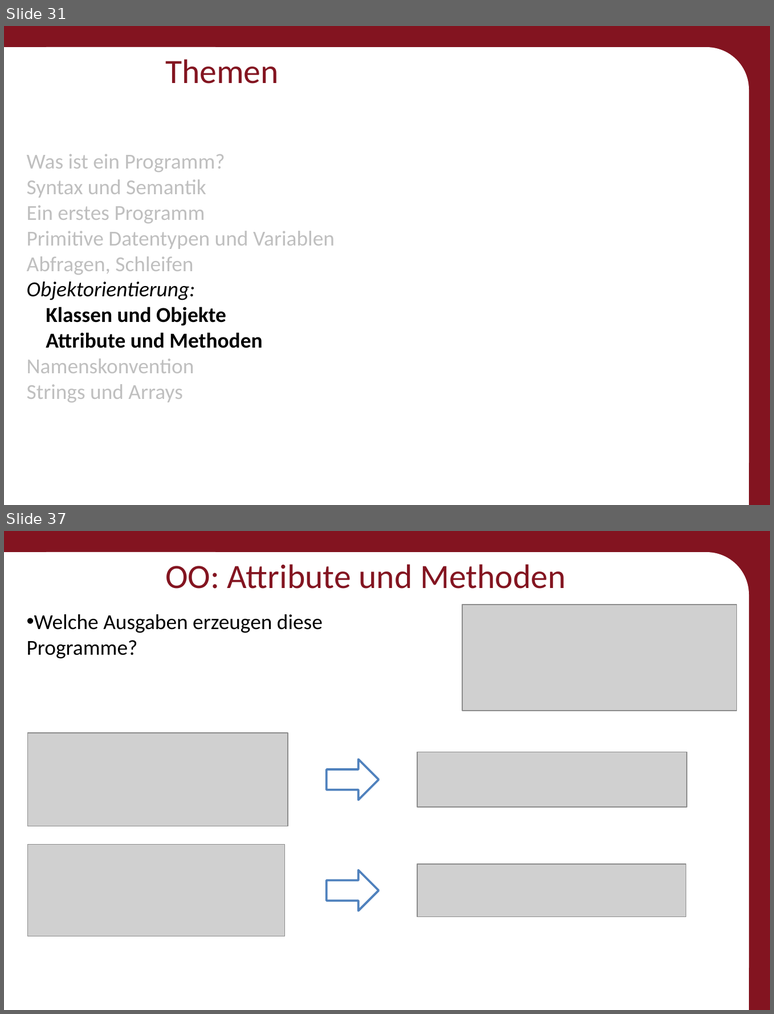
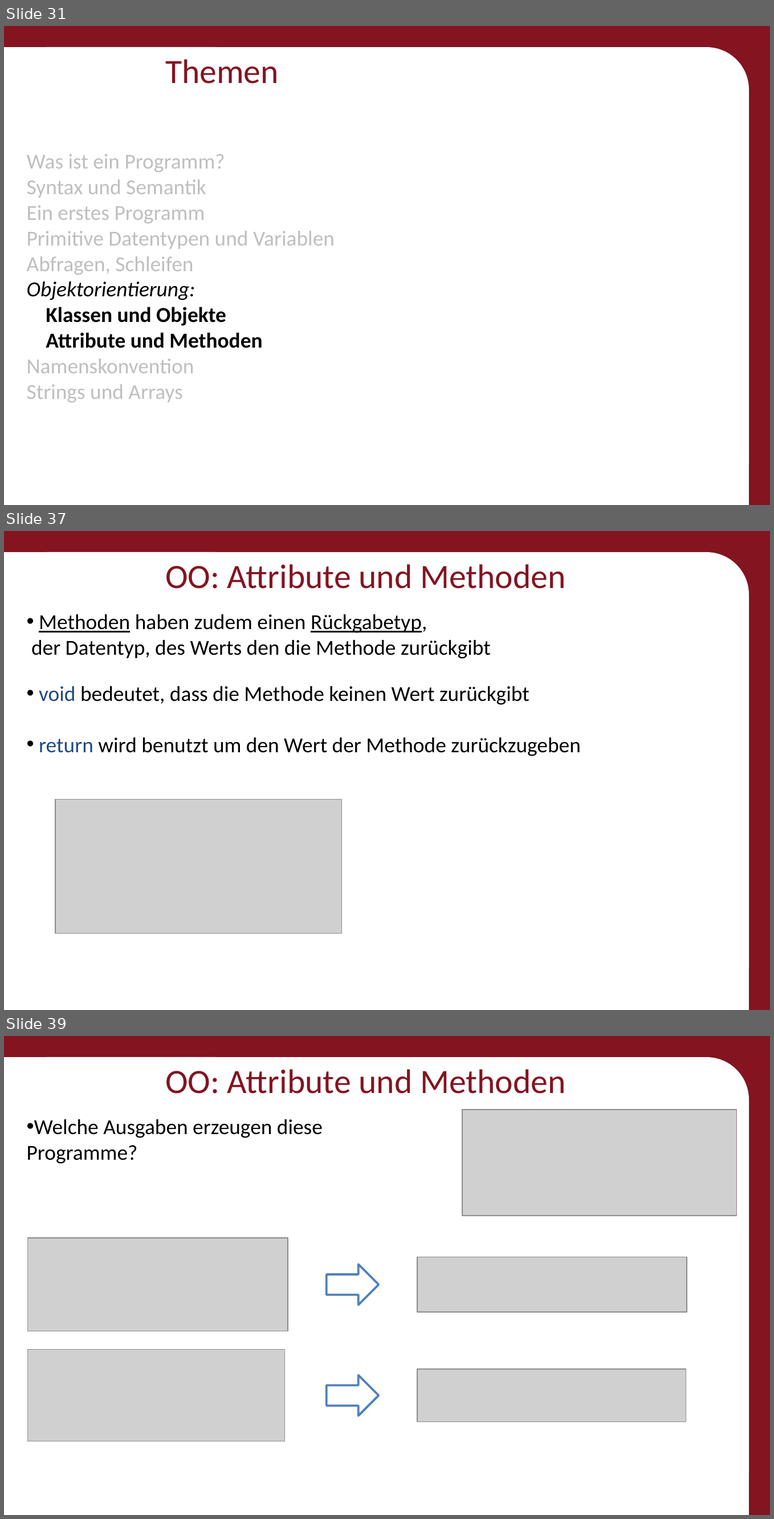
Before and after one commit to Roboscope/java-with-nao, a slide deck: Präsentationen/Anfänger - Java mit NAO.pptx. Shown one above the other, each under a label of ours: slides 31 and 37 before the commit, slides 31, 37 and 39 after it; the slides between them are not shown. The pictures are 774x1014 and 774x1519 pixels, drawn with LibreOffice and Linux fonts; fonts in the diff are those of the drawing; grey boxes stand for pictures; background and template pictures are left out. Boxes give left, top, right and bottom in pixels: in the first picture for what was removed or moved away, otherwise in the second. Text is boxed around its words. In the diff, an @@ line names an element or a change of style, - is before the commit and + after.

```diff
--- a/Präsentationen/Anfänger - Java mit NAO.pptx
+++ b/Präsentationen/Anfänger - Java mit NAO.pptx
@@ slide 37 added at <box>4,531,770,1010</box>, background #831420; not listed: 3 template elements that a slide beside it also shows @@
@@ title added at <box>165,564,566,589</box>, 32 pt, text #831420 @@
+OO: Attribute und Methoden
@@ text added at <box>31,614,581,756</box>, 20 pt, text #000000 @@
+• Methoden haben zudem einen Rückgabetyp,
+  der Datentyp, des Werts den die Methode zurückgibt
+• void bedeutet, dass die Methode keinen Wert zurückgibt
+• return wird benutzt um den Wert der Methode zurückzugeben
@@ picture added at <box>55,799,342,933</box> @@
@@ what was slide 37 is now slide 39 @@
```
Also in this commit, not shown: 4 slides changed, 1 other slide added, 20 other files.
